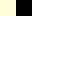
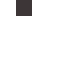
Layers edited between the first and the second w=64, h=64 image:
painted on "Background" over [0, 0, 32, 16]
